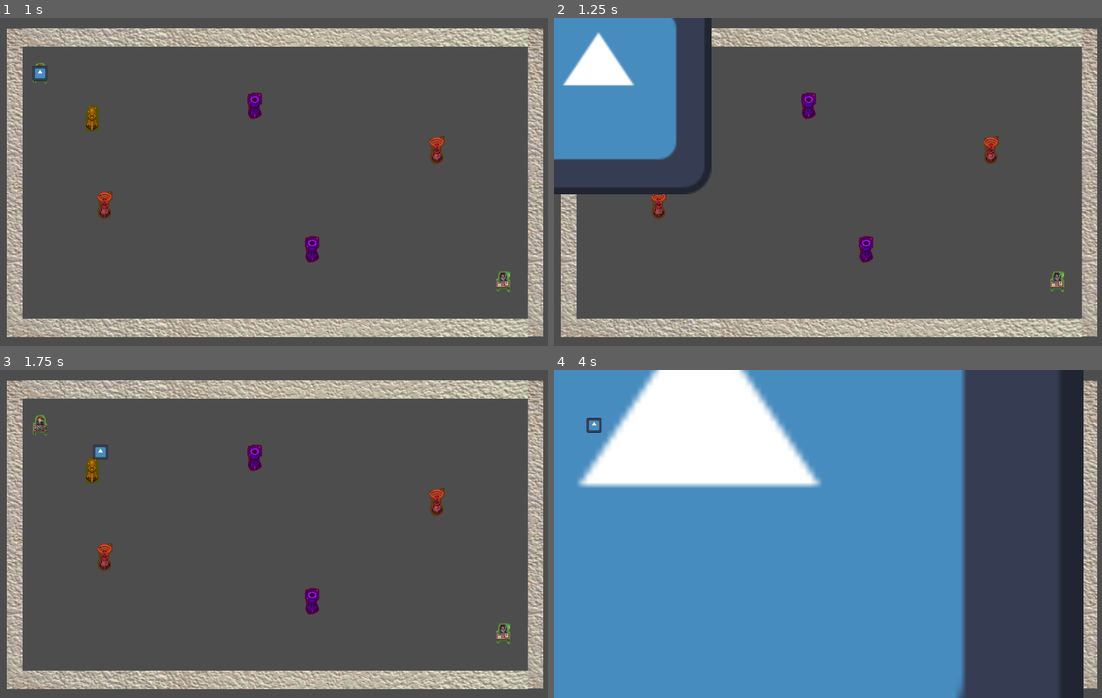
Above: before the commit, frames 1-4 (two rows, left to right).
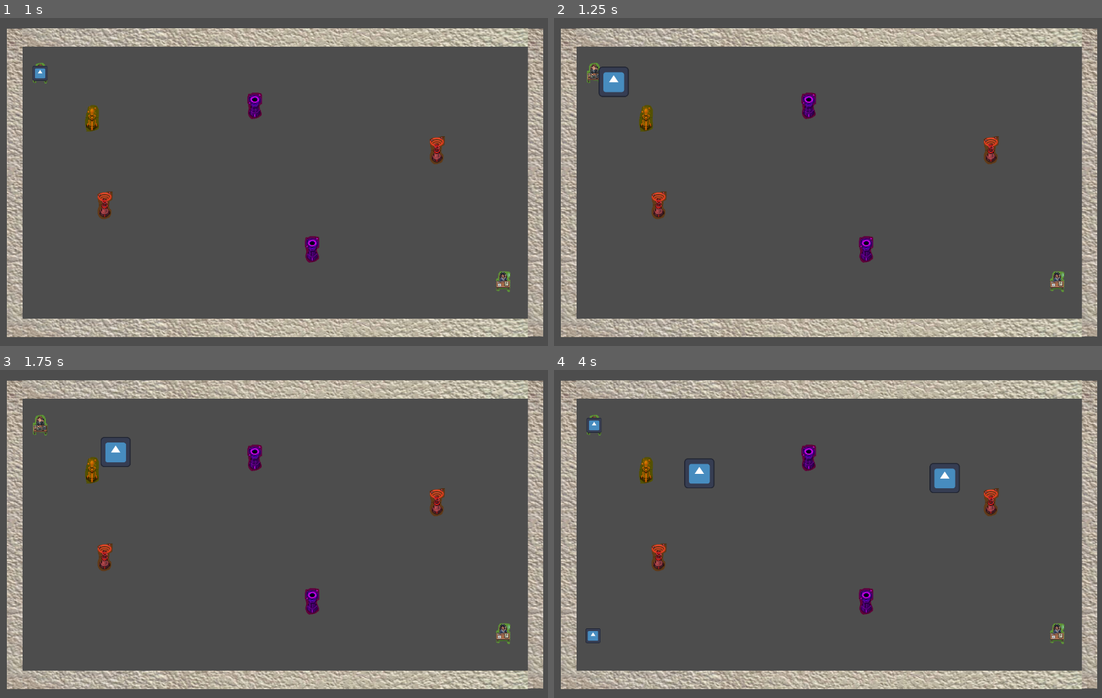
Above: after the commit, the same moments.

Repository: ryupold/ld59
Game: Godot game, scene res://scenes/test_sender.tscn
The game is run twice, just before and just after one commit, with the same random seed, the same clock (stepped at 60 frames per second) and the same inputs. The engine's default icon, where the game draws it, is replaced by a stand-in: a white triangle on a blue panel in a dark square.
Inputs:
- Up to frame 1 (1 s): tap Enter at 0.5 s
- Up to frame 2 (1.25 s): no input
- Up to frame 3 (1.75 s): no input
- Up to frame 4 (4 s): no input

Frame 1 is identical in both runs. In frame 2, 11% of the frame differs, in the area x 0-29%, y 0-54%; in frame 3, 0.4%; in frame 4, 82%, in the area x 0-97%, y 0-100%.

Commit message:
Fix PayloadTower

Diff:
--- a/ld59-game/entities/packet/packet.gd
+++ b/ld59-game/entities/packet/packet.gd
@@ -7,16 +7,18 @@
 @export var payload: int = 1;
 @export var degradation: int;
 
-func _ready():
+func _ready() -> void:
 	body_entered.connect(onCollision)
 
-func onCollision(body: Node2D):
+func onCollision(body: Node2D) -> void:
 	ttl -= 1
 	if ttl <= 0:
 		GameState.onPacketLost.emit()
 		queue_free()
 
-func increasePayload():
-	print("kfnsdfnsdfkjn")
+func increasePayload() -> void:
 	payload += 1
-	set_scale(Vector2.ONE * payload )
+	var newScale := (Vector2.ONE * payload)
+	for child in get_children():
+		if child is Node2D:
+			child.scale = newScale
--- a/ld59-game/entities/towers/payload/payload_tower.gd
+++ b/ld59-game/entities/towers/payload/payload_tower.gd
@@ -1,21 +1,13 @@
 extends Tower
 
-var tween: Tween
-
 func _ready() -> void:
+	super._ready()
 	usePacketList = false
 	onPacketEnter.connect(func(p:Packet): p.increasePayload())
-	onPacketEnter.connect(func(p:Packet): print("enter"))
-	var collsioonshape: CollisionShape2D = collisionArea.get_child(0)
-	var shape: CircleShape2D = collsioonshape.shape
-	tween = create_tween().set_loops()
-	tween.tween_property(shape, "radius", 600.0, 1)
+
+	collisionArea.scale = Vector2.ZERO
+	var tween := create_tween().set_loops()
+	tween.tween_property(collisionArea, "scale", Vector2.ONE, 1)
 	tween.tween_interval(0.5)
-	tween.tween_property(shape, "radius", 0.0, 0)
+	tween.tween_property(collisionArea, "scale", Vector2.ZERO, 0)
 	tween.tween_interval(1)
-
-
-func _physics_process(delta):
-	var overlapping := collisionArea.get_overlapping_bodies()
-	if overlapping.size() > 0:
-		(overlapping[0] as Packet).increasePayload()
